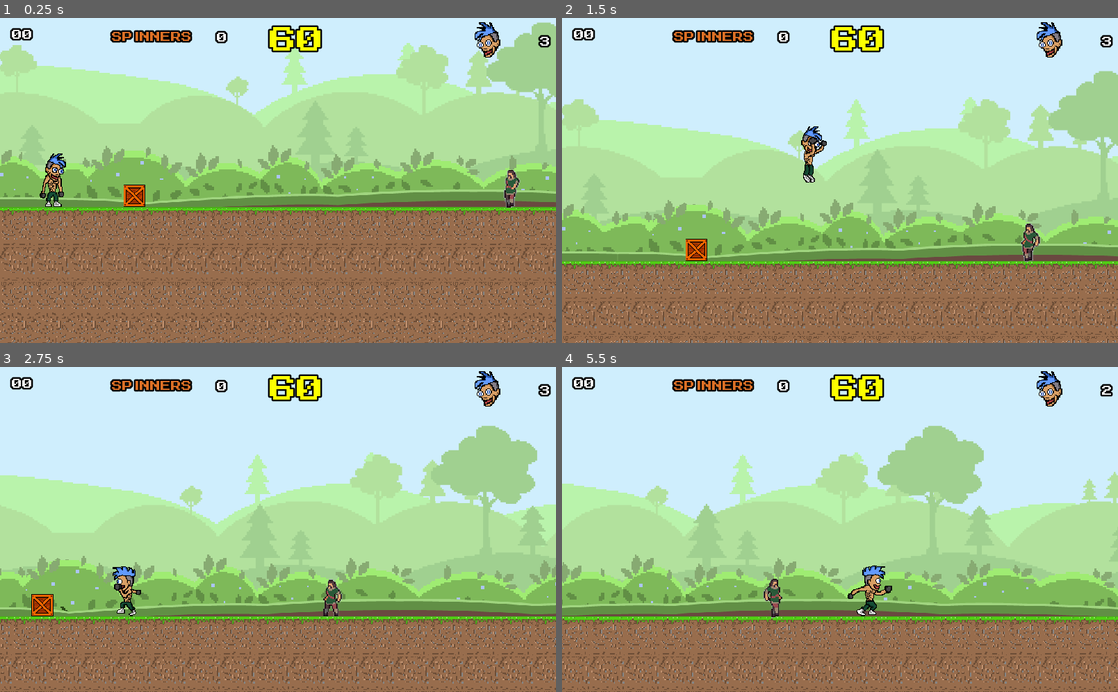
Above: before the commit, frames 1-4 (two rows, left to right).
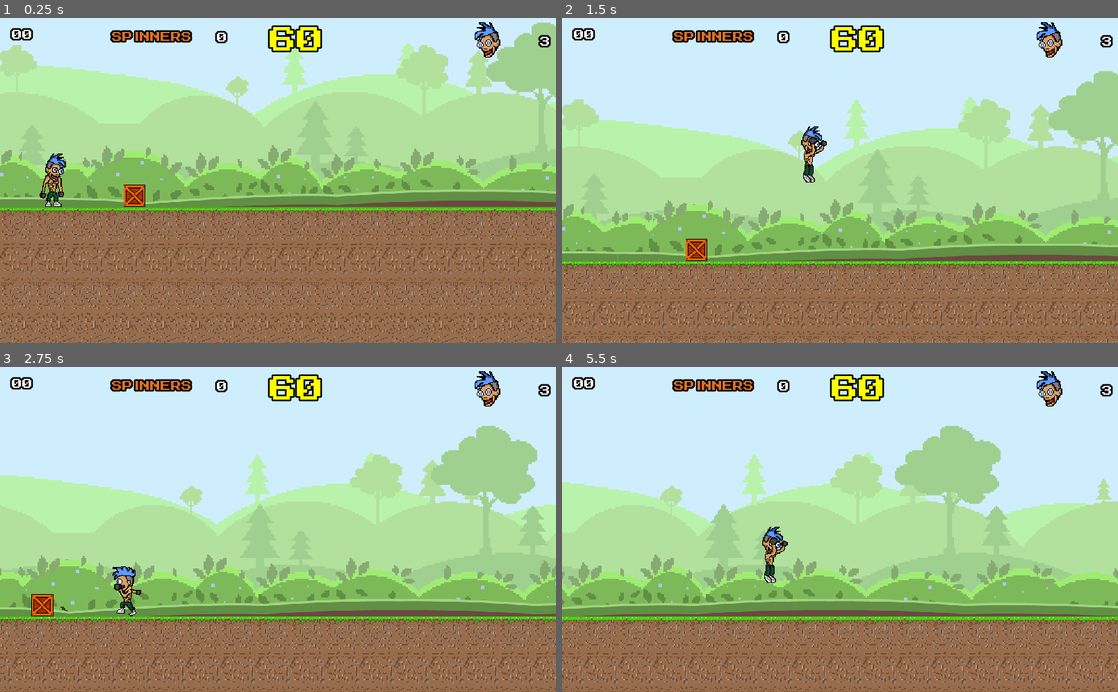
Above: after the commit, the same moments.

Repository: arthur-timoteo/defiant-eyes_game
Game: Godot game, scene res://fases/cena_fase01.tscn
Two runs of this game, one before a commit and one after it. Both use one fixed random seed, a clock stepped at 60 frames per second and the inputs below. This scene is started directly instead of the project's main scene. Sound files missing from this copy of the repository are replaced by a short silence.
Inputs:
- Up to frame 1 (0.25 s): no input
- Up to frame 2 (1.5 s): hold Right (ui_right) from 0.53 s (still down); tap Up (ui_up) at 0.77 s
- Up to frame 3 (2.75 s): tap Up (ui_up) at 1.52 s; release Right (ui_right) at 2.03 s; hold Left (ui_left) from 2.03 s (still down)
- Up to frame 4 (5.5 s): release Left (ui_left) at 2.78 s; hold Right (ui_right) 2.78-4.28 s; tap Up (ui_up) at 3.02, 3.77, 4.52 s; hold Left (ui_left) 4.28-5.03 s; hold Right (ui_right) from 5.03 s (still down)

The runs differ from the first frame. In frame 1, 0.2% of the frame differs, in the area x 90-94%, y 46-59%; in frame 2, 0.3%; in frame 3, 0.3%; in frame 4, 20%, in the area x 0-100%, y 7-100%.

Commit message:
Inimigo01 added in the Fase01

Diff:
--- a/fases/cena_fase01.tscn
+++ b/fases/cena_fase01.tscn
@@ -400,7 +400,69 @@
 scale = Vector2( 0.6, 0.6 )
 
 [node name="Inimigo01" parent="." instance=ExtResource( 17 )]
-position = Vector2( 960, 765.989 )
+position = Vector2( 2368, 767.111 )
+esquerda_maxima = 1536
+direita_maxima = 2560
+
+[node name="Inimigo02" parent="." instance=ExtResource( 17 )]
+position = Vector2( 3872, 767.111 )
+esquerda_maxima = 3072
+direita_maxima = 4096
+
+[node name="Inimigo03" parent="." instance=ExtResource( 17 )]
+position = Vector2( 4416.95, 767.652 )
+esquerda_maxima = 3840
+direita_maxima = 4608
+
+[node name="Inimigo04" parent="." instance=ExtResource( 17 )]
+position = Vector2( 5606.48, 767.652 )
+esquerda_maxima = 5120
+direita_maxima = 6050
+
+[node name="Inimigo05" parent="." instance=ExtResource( 17 )]
+position = Vector2( 6144.95, 767.652 )
+esquerda_maxima = 6100
+direita_maxima = 6656
+
+[node name="Inimigo06" parent="." instance=ExtResource( 17 )]
+position = Vector2( 7732.05, 767.652 )
+esquerda_maxima = 7296
+direita_maxima = 8064
+
+[node name="Inimigo07" parent="." instance=ExtResource( 17 )]
+position = Vector2( 8352, 767.111 )
+esquerda_maxima = 8192
+direita_maxima = 8960
+
+[node name="Inimigo08" parent="." instance=ExtResource( 17 )]
+position = Vector2( 8960, 767.652 )
+esquerda_maxima = 8832
+direita_maxima = 9600
+
+[node name="Inimigo09" parent="." instance=ExtResource( 17 )]
+position = Vector2( 10400.9, 765.989 )
+esquerda_maxima = 9728
+direita_maxima = 10688
+
+[node name="Inimigo10" parent="." instance=ExtResource( 17 )]
+position = Vector2( 11100.1, 767.111 )
+esquerda_maxima = 10880
+direita_maxima = 11264
+
+[node name="Inimigo11" parent="." instance=ExtResource( 17 )]
+position = Vector2( 11350, 768 )
+esquerda_maxima = 11264
+direita_maxima = 11800
+
+[node name="Inimigo12" parent="." instance=ExtResource( 17 )]
+position = Vector2( 12974.2, 767.111 )
+esquerda_maxima = 12288
+direita_maxima = 13312
+
+[node name="Inimigo13" parent="." instance=ExtResource( 17 )]
+position = Vector2( 14560, 767.111 )
+esquerda_maxima = 14208
+direita_maxima = 15104
 
 [node name="Area2D" type="Area2D" parent="."]
 position = Vector2( 8243.39, 1033.19 )
